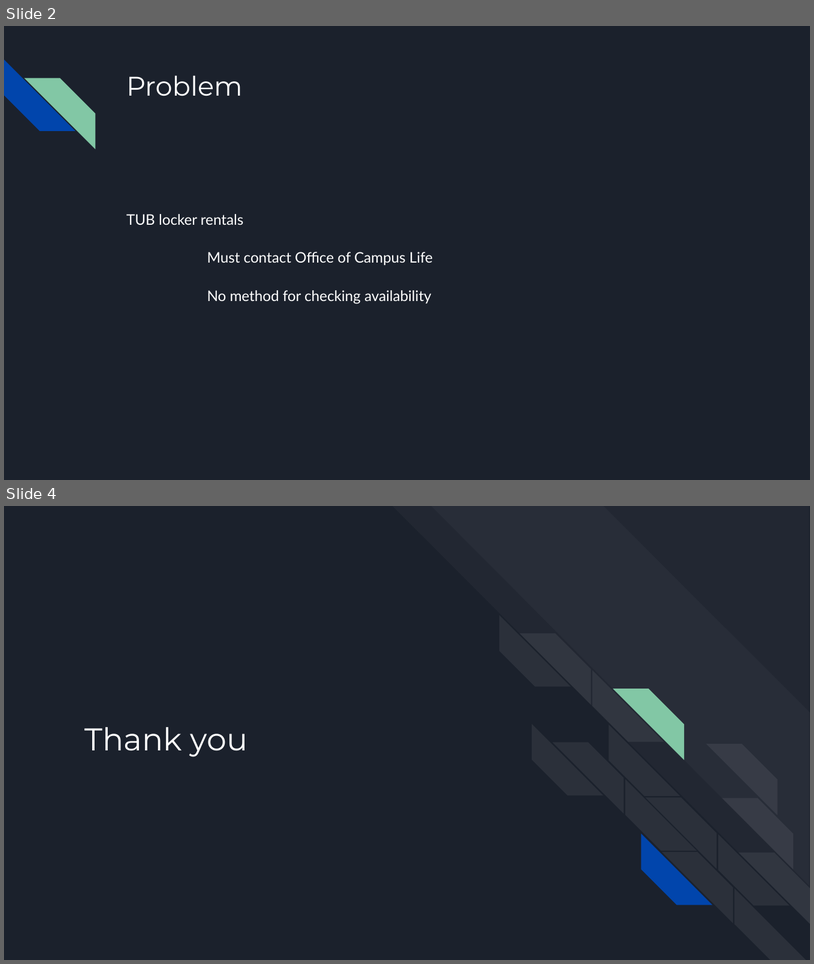
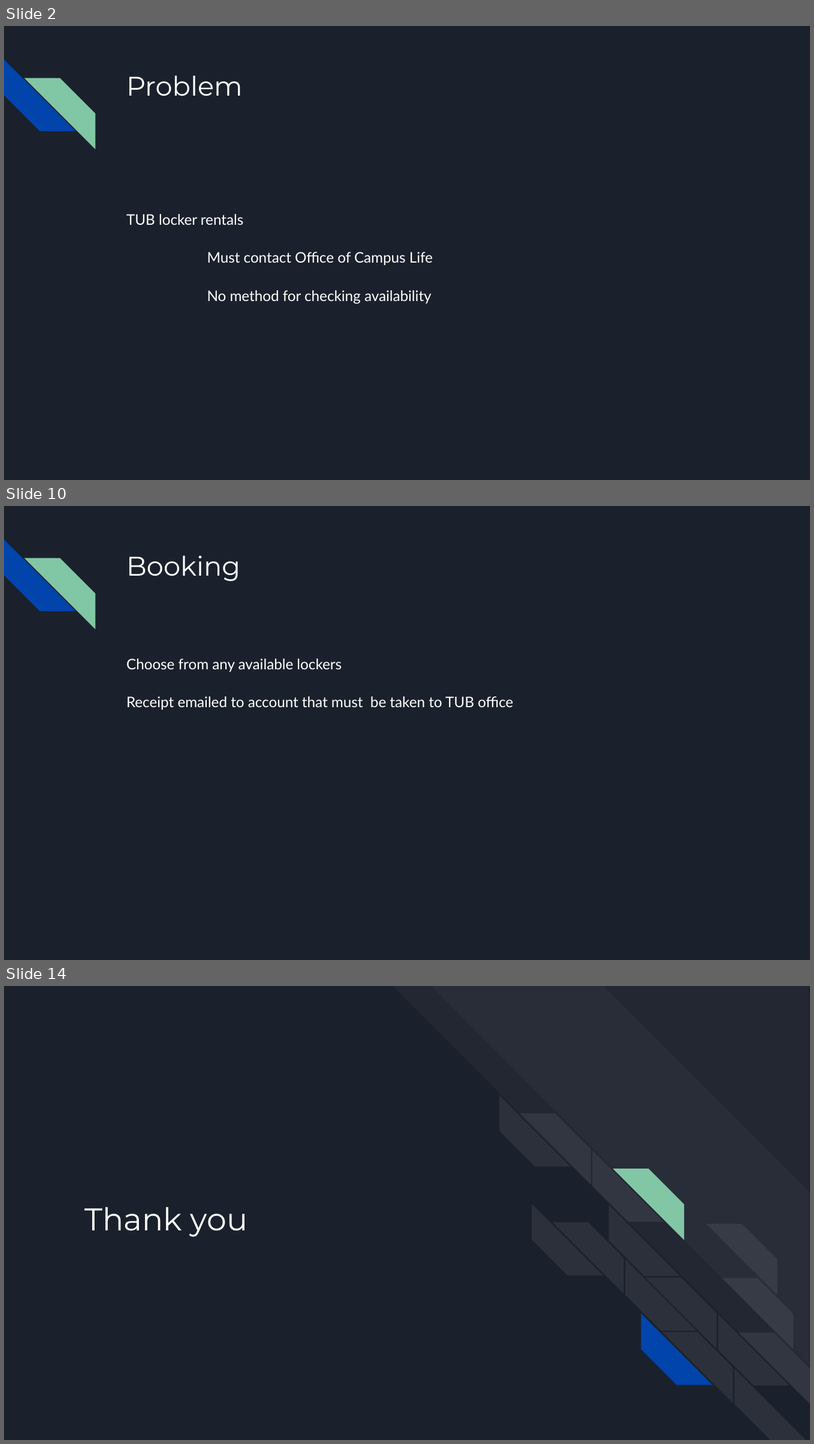
Before and after one commit to SaintAhmed/SpFall2019, a slide deck: Locker Rentals Website.pptx. Shown one above the other, each under a label of ours: slides 2 and 4 before the commit, slides 2, 10 and 14 after it; the slides between them are not shown. The pictures are 814x964 and 814x1444 pixels, drawn with LibreOffice and Linux fonts; fonts in the diff are those of the drawing. Boxes give left, top, right and bottom in pixels: in the first picture for what was removed or moved away, otherwise in the second. Text is boxed around its words. In the diff, an @@ line names an element or a change of style, - is before the commit and + after.

```diff
--- a/Locker Rentals Website.pptx
+++ b/Locker Rentals Website.pptx
@@ slide 10 added at [4, 506, 810, 960], background #1B212C; not listed: 2 template elements that a slide beside it also shows @@
@@ title added at [126, 555, 240, 581], 24 pt, text #FFFFFF @@
+Booking
@@ text added at [126, 658, 513, 709], 13 pt, text #FFFFFF @@
+Choose from any available lockers
+Receipt emailed to account that must be taken to TUB office
@@ what was slide 4 is now slide 14 @@
```
Also in this commit, not shown: 2 slides changed, 9 other slides added, 4 other files.
